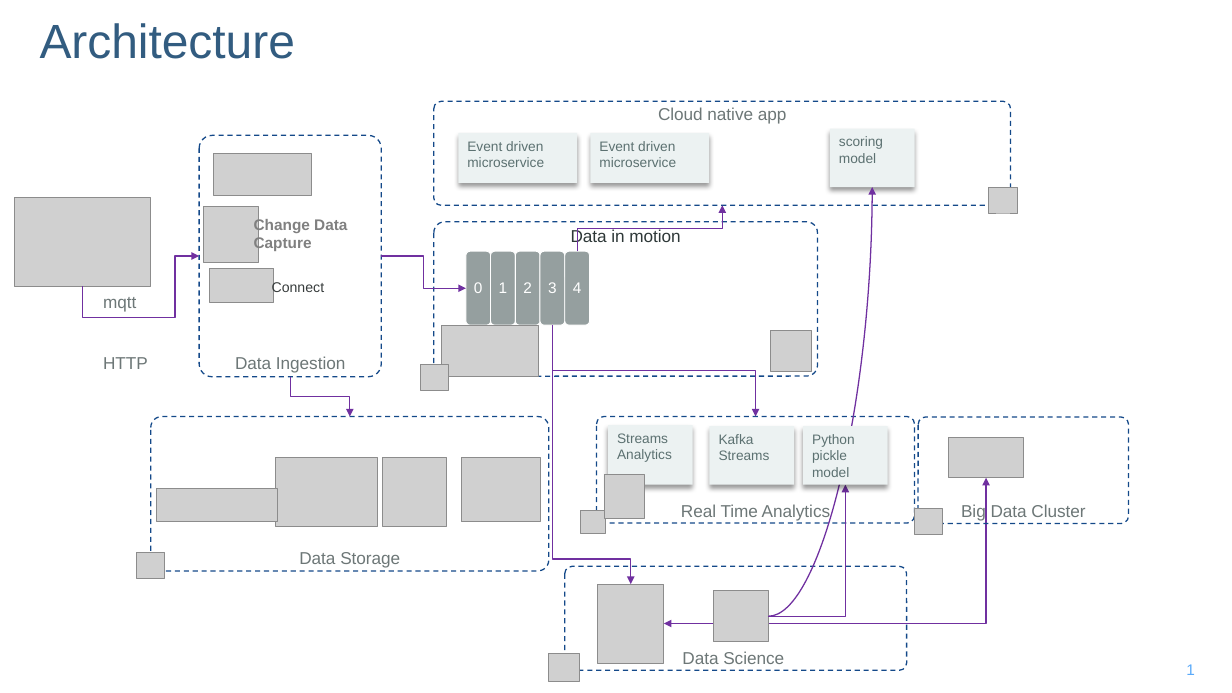
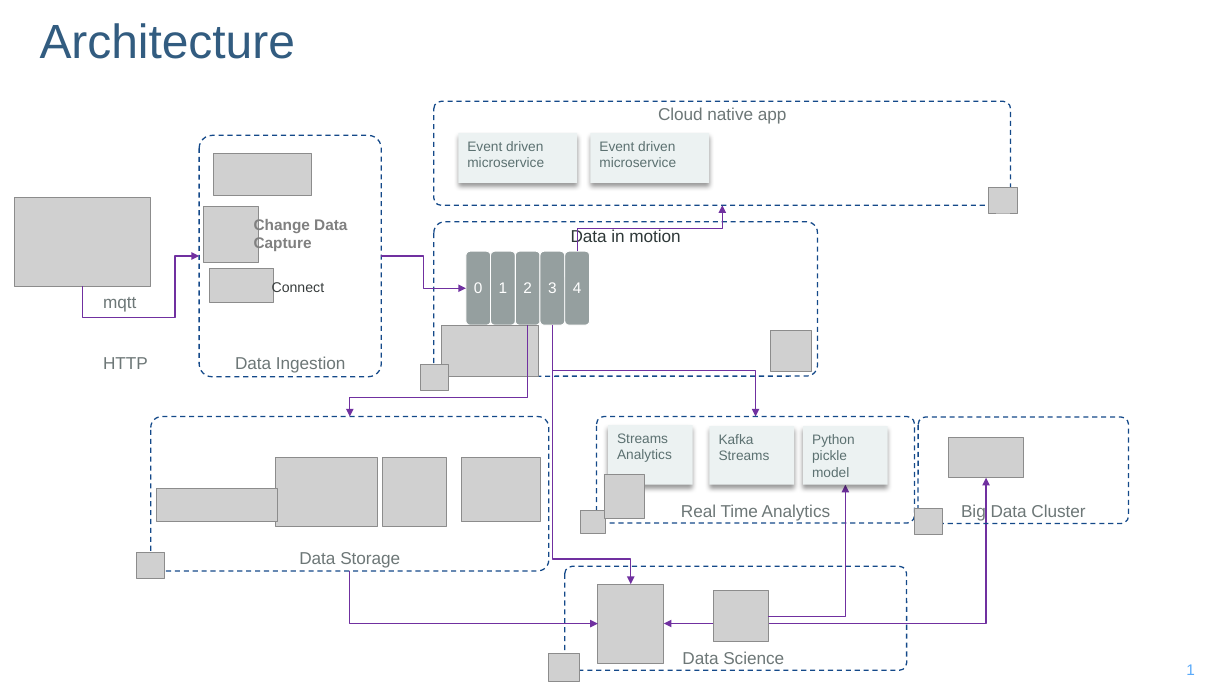
Before and after one commit to jbcodeforce/refarch-reefer-ml, a slide deck: slide 1 of diagrams.pptx. Drawn at 1232x693 pixels with LibreOffice and Linux fonts; fonts in the diff are those of the drawing; grey boxes stand for pictures; background and template pictures are left out. Boxes give left, top, right and bottom in pixels: in the first picture for what was removed or moved away, otherwise in the second. Text is boxed around its words. In the diff, an @@ line names an element or a change of style, - is before the commit and + after.

```diff
--- a/diagrams.pptx
+++ b/diagrams.pptx
@@ rectangle removed at [830, 128, 915, 187] @@
-scoring model
@@ curved arrow removed from (769, 616) to (872, 187) @@
@@ elbow arrow moved from (290, 377) - (350, 417) to (528, 325) - (350, 417) @@
@@ elbow arrow added from (350, 571) to (598, 624), #7030A0 1 pt @@
```
Also in this commit, not shown: 4 other slides changed, 1 slide added, 57 other files.
